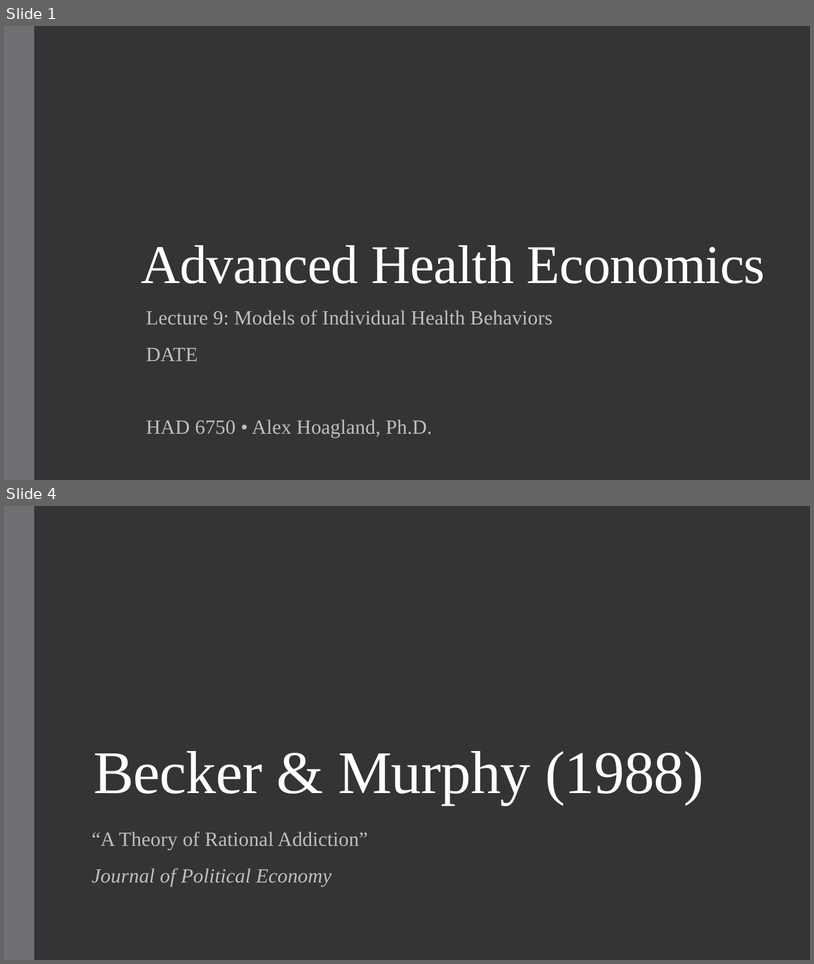
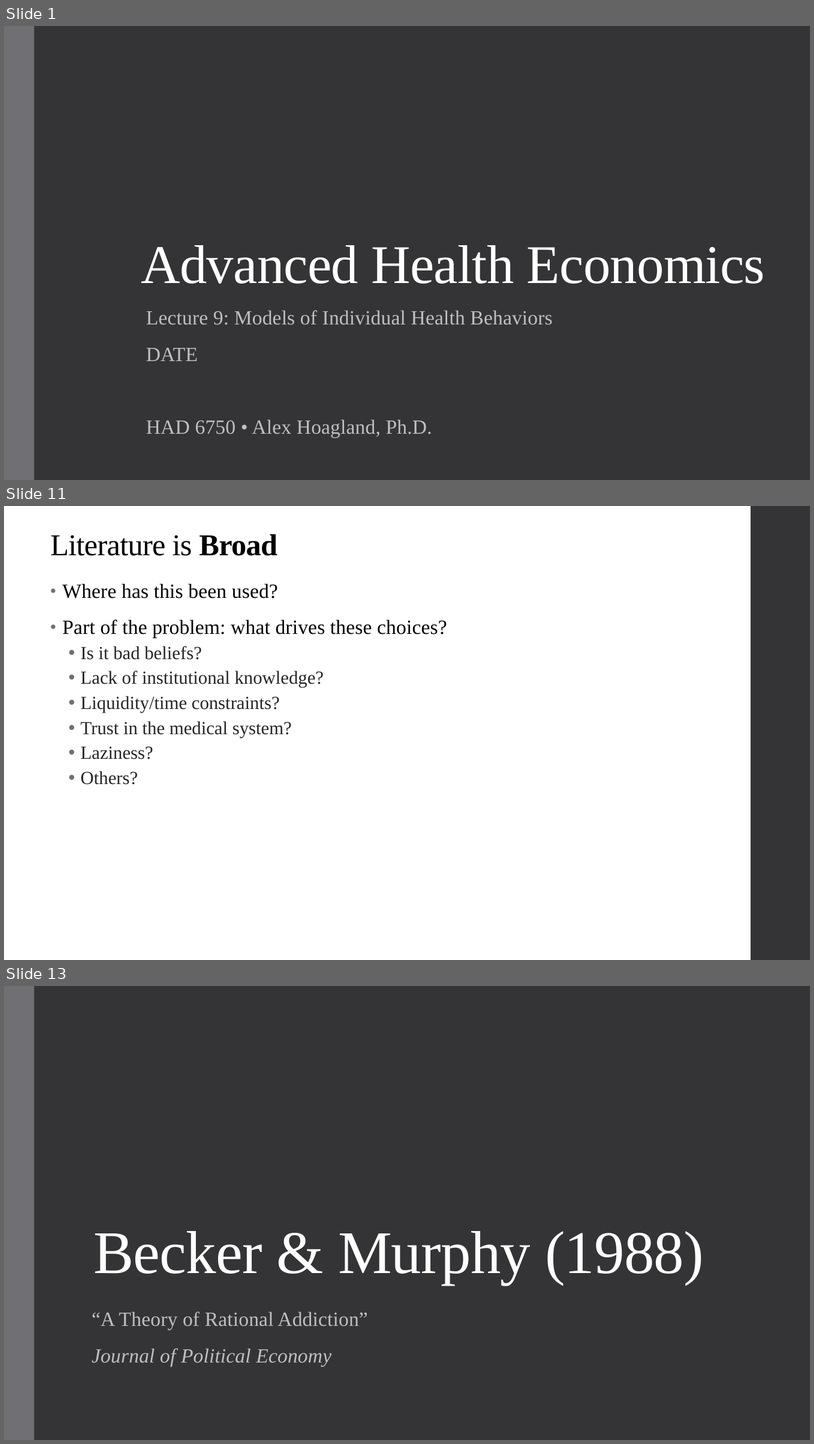
Before and after one commit to alex-hoagland/HAD6750H, a slide deck: Lecture09_PatientBehavior/L9Slides_PatientBehavior_2023W.pptx. Shown one above the other, each under a label of ours: slides 1 and 4 before the commit, slides 1, 11 and 13 after it; the slides between them are not shown. The pictures are 814x964 and 814x1444 pixels, drawn with LibreOffice and Linux fonts; fonts in the diff are those of the drawing. Boxes give left, top, right and bottom in pixels: in the first picture for what was removed or moved away, otherwise in the second. Text is boxed around its words. In the diff, an @@ line names an element or a change of style, - is before the commit and + after.

```diff
--- a/Lecture09_PatientBehavior/L9Slides_PatientBehavior_2023W.pptx
+++ b/Lecture09_PatientBehavior/L9Slides_PatientBehavior_2023W.pptx
@@ slide 11 added at [4,506,810,960], background #FFFFFF @@
@@ rectangle added at [751,506,810,960], fill #353537 @@
@@ title added at [50,534,278,556], 36 pt, text #000000 @@
+Literature is Broad
@@ text added at [62,583,447,784], 22 pt, text #262626 @@
+• Where has this been used?
+• Part of the problem: what drives these choices?
+  • Is it bad beliefs?
+  • Lack of institutional knowledge?
+  • Liquidity/time constraints?
+  • Trust in the medical system?
+  • Laziness?
+  • Others?
@@ what was slide 4 is now slide 13 @@
```
Also in this commit, not shown: 2 slides changed, 36 other slides added, 8 other files.
